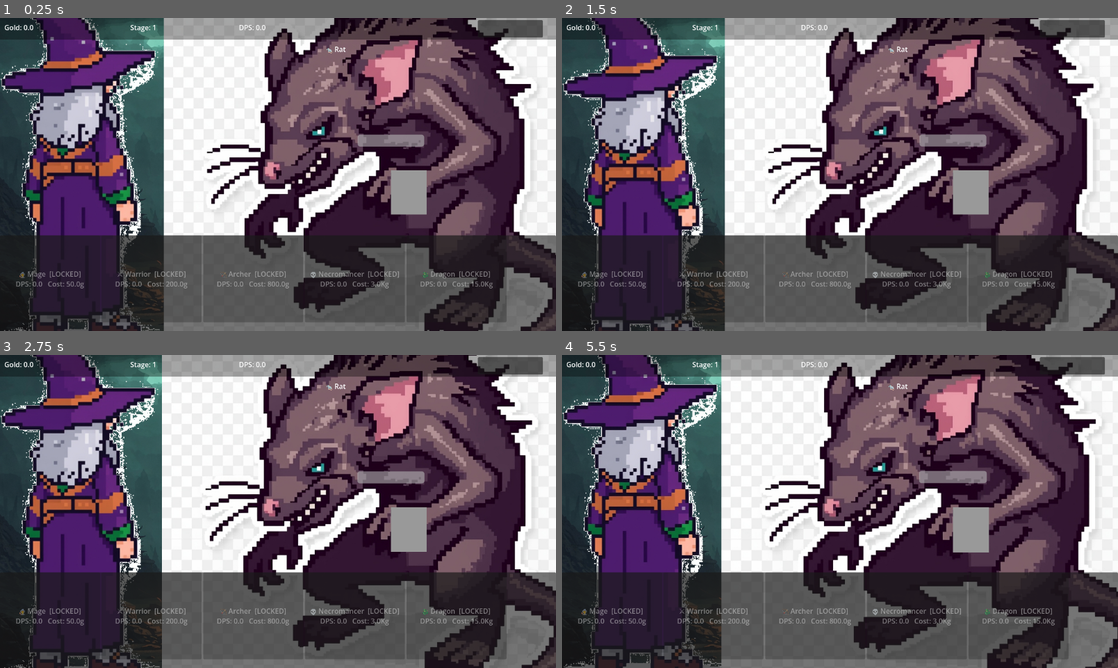
Above: before the commit, frames 1-4 (two rows, left to right).
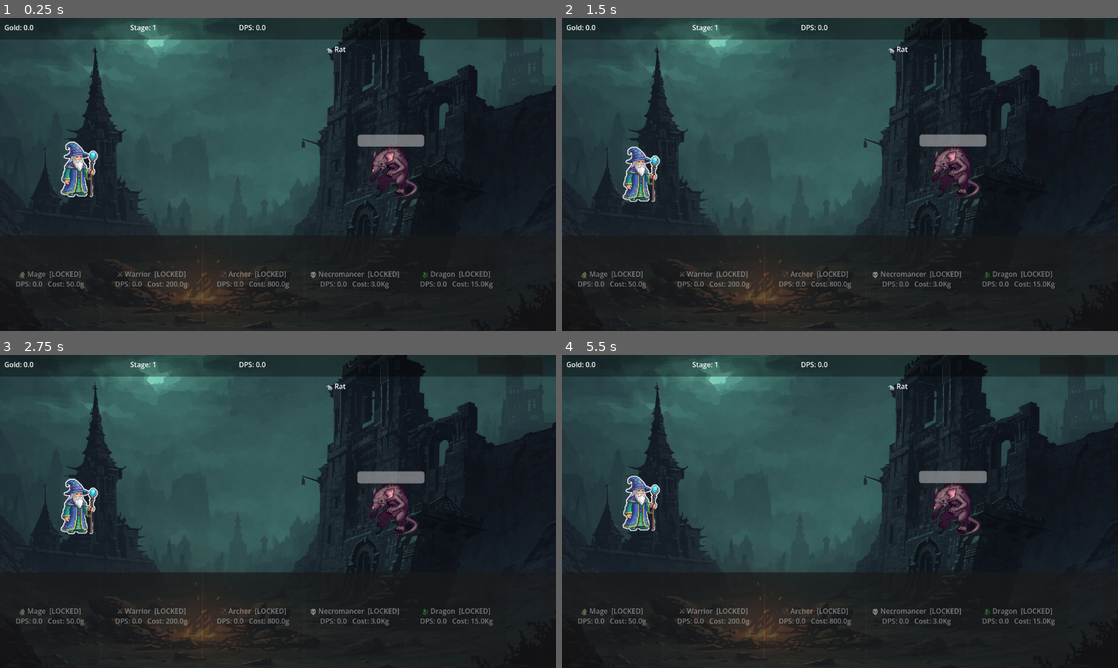
Above: after the commit, the same moments.

Repository: toXCustom/FightThemAll
Game: Godot game, scene res://scenes/battle_scene.tscn
The game is run twice, just before and just after one commit, with the same random seed, the same clock (stepped at 60 frames per second) and the same inputs.
Inputs:
- Up to frame 1 (0.25 s): no input
- Up to frame 2 (1.5 s): no input
- Up to frame 3 (2.75 s): no input
- Up to frame 4 (5.5 s): no input

The runs differ from the first frame. In frame 1, 74% of the frame differs, in the area x 0-100%, y 0-100%; in frame 2, 73%; in frame 3, 74%; in frame 4, 74%.

Commit message:
0.1.146
0.1.146
Changes:
- changed HeroMage asset with transparency background
- changed HeroArcher asset with transparency background
- changed HeroDragon asset with transparency background
- changed HeroNecromancer with transparency background
- changed HeroWarrior with transparency background
- changed MonsterZombie asset with transparency background
- changed MonsterDemon asset with transparency background
- changed MonsterDragon asset with transparency background
- changed MonsterDrake asset with transparency background
- changed MonsterRat asset with transparency background
- changed MonsterWold asset with transparency background

Bug fixed:
- the damage is shown on the Monster when dealed

Diff:
--- a/scenes/battle_scene.tscn
+++ b/scenes/battle_scene.tscn
@@ -21,11 +21,6 @@
 position = Vector2(900, 350)
 
 [node name="Sprite2D" type="Sprite2D" parent="Monster" unique_id=1183982434]
-
-[node name="ColorRect" type="ColorRect" parent="Monster/Sprite2D" unique_id=376788321]
-offset_right = 80.0
-offset_bottom = 100.0
-color = Color(1, 0, 0, 1)
 
 [node name="HealthBar" type="ProgressBar" parent="Monster" unique_id=7173925]
 custom_minimum_size = Vector2(150, 20)
--- a/scripts/combat/BattleScene.gd
+++ b/scripts/combat/BattleScene.gd
@@ -24,38 +24,27 @@
 	is_boss = MonsterData.is_boss_stage(stage)
 	current_monster = MonsterData.get_monster_for_stage(stage)
 
-	var texture_path = current_monster.get("texture", "")
-	if texture_path != "" and ResourceLoader.exists(texture_path):
-		$Monster/Sprite2D.texture = load(texture_path)
-
-	# Boss gets bigger!
-	if is_boss:
-		$Monster/Sprite2D.scale = Vector2(1.5, 1.5)
-	else:
-		$Monster/Sprite2D.scale = Vector2(1.0, 1.0)
-
-	# Calculate HP and gold based on stage + monster type
 	var base_hp = 100.0 * pow(1.15, stage - 1)
 	var base_gold = 10.0 * pow(1.12, stage - 1)
-
 	monster_max_hp = base_hp * current_monster["hp_mult"]
 	gold_reward = base_gold * current_monster["gold_mult"]
 
-	# Boss is 3x stronger and gives 3x gold!
 	if is_boss:
 		monster_max_hp *= 3.0
 		gold_reward *= 3.0
 
 	monster_current_hp = monster_max_hp
 
-	# Change monster color
-	$Monster/Sprite2D/ColorRect.color = current_monster["color"]
+	# Scale Sprite2D directly — boss gets bigger
+	if is_boss:
+		$Monster/Sprite2D.scale = Vector2(1.5, 1.5)
+	else:
+		$Monster/Sprite2D.scale = Vector2(1.0, 1.0)
 
-	# Boss gets bigger!
-	if is_boss:
-		$Monster/Sprite2D/ColorRect.scale = Vector2(1.5, 1.5)
-	else:
-		$Monster/Sprite2D/ColorRect.scale = Vector2(1.0, 1.0)
+	# Load monster texture dynamically
+	var texture_path = current_monster.get("texture", "")
+	if texture_path != "" and ResourceLoader.exists(texture_path):
+		$Monster/Sprite2D.texture = load(texture_path)
 
 	update_monster_ui()
 	update_monster_healthbar()
@@ -87,10 +76,10 @@
 	monster_current_hp -= amount
 	update_monster_healthbar()
 
-	# Flash red on hit
+	# Flash Sprite2D red on hit
 	var tween = create_tween()
-	tween.tween_property($Monster/Sprite2D/ColorRect, "modulate", Color.RED, 0.05)
-	tween.tween_property($Monster/Sprite2D/ColorRect, "modulate", Color.WHITE, 0.05)
+	tween.tween_property($Monster/Sprite2D, "modulate", Color.RED, 0.05)
+	tween.tween_property($Monster/Sprite2D, "modulate", Color.WHITE, 0.05)
 
 	if monster_current_hp <= 0:
 		monster_died()
--- a/scripts/data/MonsterData.gd
+++ b/scripts/data/MonsterData.gd
@@ -9,7 +9,7 @@
 		"hp_mult": 1.0,
 		"gold_mult": 1.0,
 		"color": Color(0.6, 0.6, 0.6),
-		"texture": "res://assets/sprites/monsters/MonsterRat.jpg"
+		"texture": "res://assets/sprites/monsters/MonsterRat.png"
 	},
 	{
 		"name": "Wolf",
@@ -18,7 +18,7 @@
 		"hp_mult": 1.5,
 		"gold_mult": 1.5,
 		"color": Color(0.4, 0.3, 0.2),
-		"texture": "res://assets/sprites/monsters/MonsterWolf.jpg"
+		"texture": "res://assets/sprites/monsters/MonsterWolf.png"
 	},
 	{
 		"name": "Zombie",
@@ -27,7 +27,7 @@
 		"hp_mult": 2.0,
 		"gold_mult": 2.0,
 		"color": Color(0.2, 0.5, 0.2),
-		"texture": "res://assets/sprites/monsters/MonsterZombie.jpg"
+		"texture": "res://assets/sprites/monsters/MonsterZombie.png"
 	},
 	{
 		"name": "Drake",
@@ -36,7 +36,7 @@
 		"hp_mult": 3.0,
 		"gold_mult": 3.0,
 		"color": Color(0.8, 0.2, 0.2),
-		"texture": "res://assets/sprites/monsters/MonsterDrake.jpg"
+		"texture": "res://assets/sprites/monsters/MonsterDrake.png"
 	},
 	{
 		"name": "Demon",
@@ -45,7 +45,7 @@
 		"hp_mult": 5.0,
 		"gold_mult": 5.0,
 		"color": Color(0.5, 0.0, 0.5),
-		"texture": "res://assets/sprites/monsters/MonsterDemon.jpg"
+		"texture": "res://assets/sprites/monsters/MonsterDemon.png"
 	},
 	{
 		"name": "Dragon",
@@ -54,7 +54,7 @@
 		"hp_mult": 10.0,
 		"gold_mult": 10.0,
 		"color": Color(1.0, 0.3, 0.0),
-		"texture": "res://assets/sprites/monsters/MonsterDragon.jpg"
+		"texture": "res://assets/sprites/monsters/MonsterDragon.png"
 	}
 ]
 
Binary file added: assets/sprites/HeroArcher.png
Not shown, added: assets/sprites/HeroArcher.png.import
Binary file added: assets/sprites/HeroDragon.png
Binary file changed: assets/sprites/HeroMage.png
Binary file added: assets/sprites/HeroNecromancer.png
Binary file added: assets/sprites/HeroWarrior.png
Binary file added: assets/sprites/monsters/MonsterDemon.png
Not shown, added: assets/sprites/monsters/MonsterDemon.png.import
Binary file added: assets/sprites/monsters/MonsterDragon.png
Not shown, added: assets/sprites/monsters/MonsterDragon.png.import
Binary file added: assets/sprites/monsters/MonsterDrake.png
Not shown, added: assets/sprites/monsters/MonsterDrake.png.import
(and 6 more such lines)
